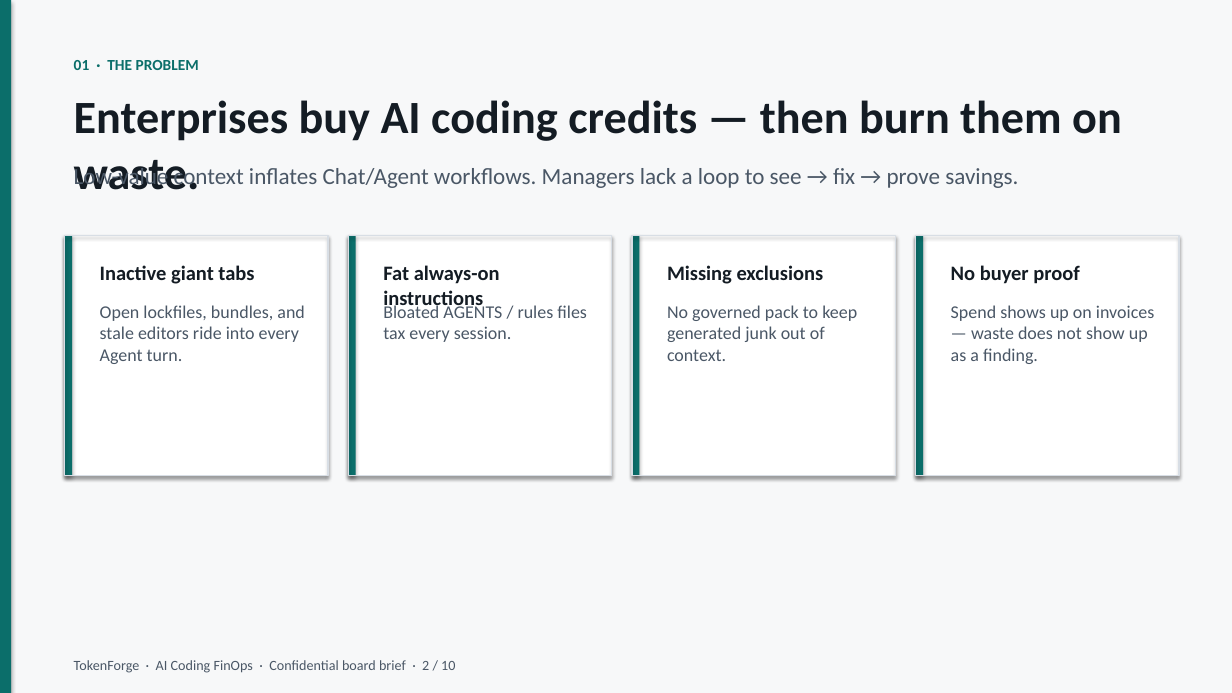
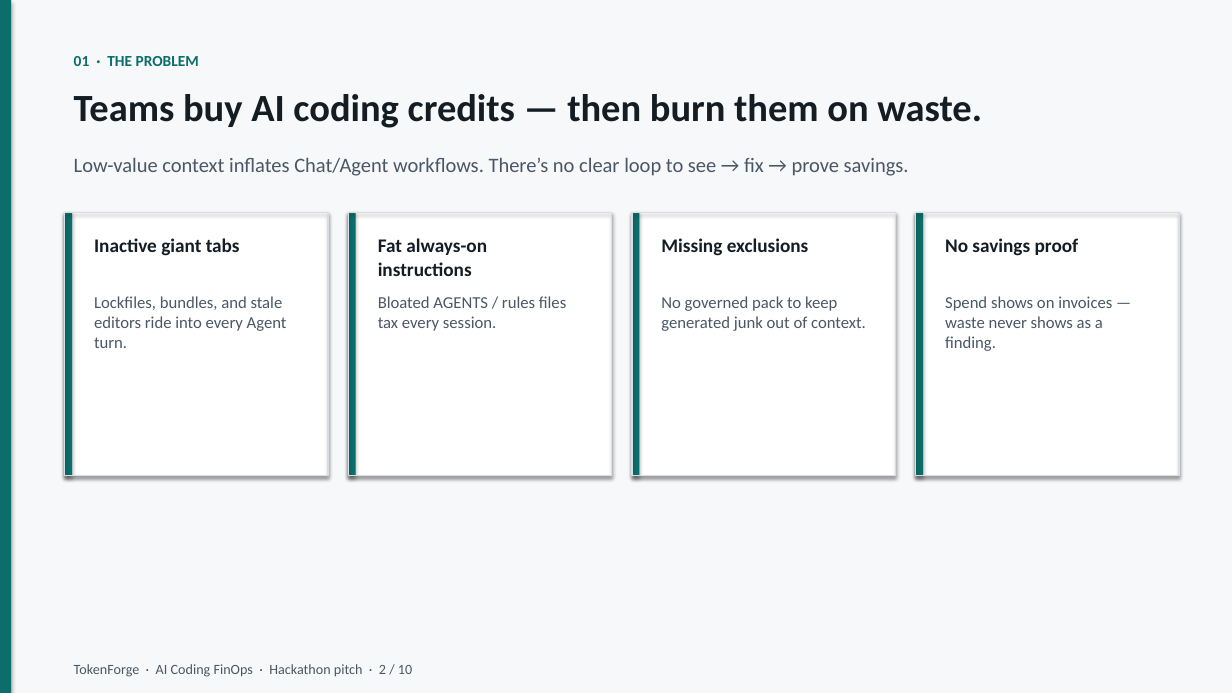
Before and after one commit to JordyNicholas/TokenForge, a slide deck: slide 2 of docs/pitch/TokenForge-Pitch.pptx. Drawn at 1232x693 pixels with LibreOffice and Linux fonts; fonts in the diff are those of the drawing. Boxes give left, top, right and bottom in pixels: in the first picture for what was removed or moved away, otherwise in the second. Text is boxed around its words. In the diff, an @@ line names an element or a change of style, - is before the commit and + after.

```diff
--- a/docs/pitch/TokenForge-Pitch.pptx
+++ b/docs/pitch/TokenForge-Pitch.pptx
@@ text "01 · THE PROBLEM": place and size @@
-text "01 · THE PROBLEM" at <box>74,60,199,70</box>
+text "01 · THE PROBLEM" at <box>74,56,199,66</box>
@@ text at <box>74,94,982,128</box>: text changed; size 36 to 30 pt @@
-Enterprises buy AI coding credits — then burn them on waste.
+Teams buy AI coding credits — then burn them on waste.
@@ text at <box>74,157,909,176</box>: text changed; size 18 to 16 pt @@
-Low-value context inflates Chat/Agent workflows. Managers lack a loop to see → fix → prove savings.
+Low-value context inflates Chat/Agent workflows. There’s no clear loop to see → fix → prove savings.
@@ rectangle: place and size @@
-rectangle at <box>65,236,328,476</box>
+rectangle at <box>65,213,328,476</box>
@@ rectangle: place and size @@
-rectangle at <box>65,236,328,476</box>
+rectangle at <box>65,213,328,476</box>
@@ rectangle: place and size @@
-rectangle at <box>65,236,72,476</box>
+rectangle at <box>65,213,72,476</box>
@@ text "Inactive giant tabs": place and size @@
-text "Inactive giant tabs" at <box>100,265,254,284</box>
+text "Inactive giant tabs" at <box>94,238,240,256</box>
@@ rectangle: place and size @@
-rectangle at <box>348,236,612,476</box>
+rectangle at <box>348,213,612,476</box>
@@ rectangle: place and size @@
-rectangle at <box>348,236,612,476</box>
+rectangle at <box>348,213,612,476</box>
@@ rectangle: place and size @@
-rectangle at <box>348,236,356,476</box>
+rectangle at <box>348,213,356,476</box>
@@ text "Fat always-on instructions": place and size @@
-text "Fat always-on instructions" at <box>383,265,500,311</box>
+text "Fat always-on instructions" at <box>378,238,487,276</box>
@@ rectangle: place and size @@
-rectangle at <box>632,236,896,476</box>
+rectangle at <box>632,213,896,476</box>
@@ rectangle: place and size @@
-rectangle at <box>632,236,896,476</box>
+rectangle at <box>632,213,896,476</box>
@@ rectangle: place and size @@
-rectangle at <box>632,236,640,476</box>
+rectangle at <box>632,213,640,476</box>
@@ size 16 to 15 pt in 3 elements at <box>94,238,240,256</box>, <box>378,238,487,276</box>, <box>661,238,809,256</box> @@
@@ text "Missing exclusions": place and size @@
-text "Missing exclusions" at <box>667,265,824,284</box>
+text "Missing exclusions" at <box>661,238,809,256</box>
@@ rectangle: place and size @@
-rectangle at <box>916,236,1179,476</box>
+rectangle at <box>916,213,1179,476</box>
@@ rectangle: place and size @@
-rectangle at <box>916,236,1179,476</box>
+rectangle at <box>916,213,1179,476</box>
@@ rectangle: place and size @@
-rectangle at <box>916,236,923,476</box>
+rectangle at <box>916,213,923,476</box>
@@ text at <box>945,238,1079,256</box>: text changed; size 16 to 15 pt @@
-No buyer proof
+No savings proof
@@ text at <box>94,296,287,348</box>: text changed; size 14 to 13 pt @@
-Open lockfiles, bundles, and stale editors ride into every Agent turn.
+Lockfiles, bundles, and stale editors ride into every Agent turn.
@@ text "Bloated AGENTS / rules files ...": place and size @@
-text "Bloated AGENTS / rules files ..." at <box>383,303,587,342</box>
+text "Bloated AGENTS / rules files ..." at <box>378,296,566,331</box>
@@ text "Bloated AGENTS / rules files ..." at <box>378,296,566,331</box>: size 14 to 13 pt; more space between paragraphs @@
@@ text "No governed pack to keep ..." at <box>661,296,866,331</box>: size 14 to 13 pt; more space between paragraphs @@
@@ text "No governed pack to keep ...": place and size @@
-text "No governed pack to keep ..." at <box>667,305,857,361</box>
+text "No governed pack to keep ..." at <box>661,296,866,331</box>
@@ text at <box>945,296,1112,351</box>: text changed; size 14 to 13 pt @@
-Spend shows up on invoices — waste does not show up as a finding.
+Spend shows on invoices — waste never shows as a finding.
@@ text at <box>74,664,412,677</box>: text changed @@
-TokenForge · AI Coding FinOps · Confidential board brief · 2 / 10
+TokenForge · AI Coding FinOps · Hackathon pitch · 2 / 10
```
Also in this commit, not shown: 9 other slides changed, 2 other files.
